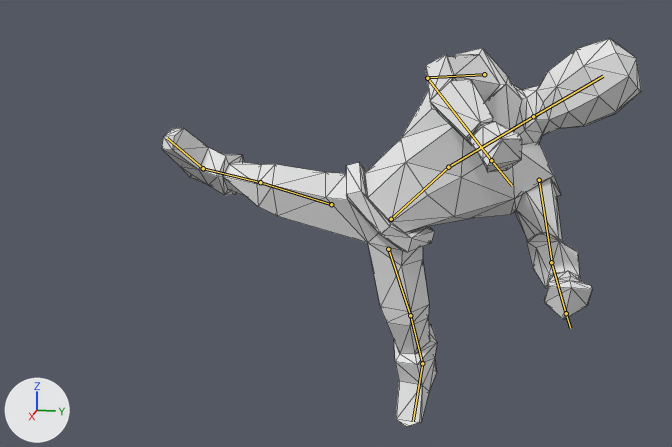
An edit to the Blender file Animations/RogueTigerStrike.blend, drawn before and after from the same camera.
One viewpoint serves both versions: a 50 mm camera at (17.51, -3.3, 12.13) aimed at (0.69, -6.66, 7.93). Lighting does not change. The marker at lower left points along +X, +Y and +Z. Both versions are drawn at frame 14 of the action 'ArmatureAction.001'; the numbers are the values there. The bones that bend it are drawn over the model as lines. Mesh edges are drawn as thin lines.
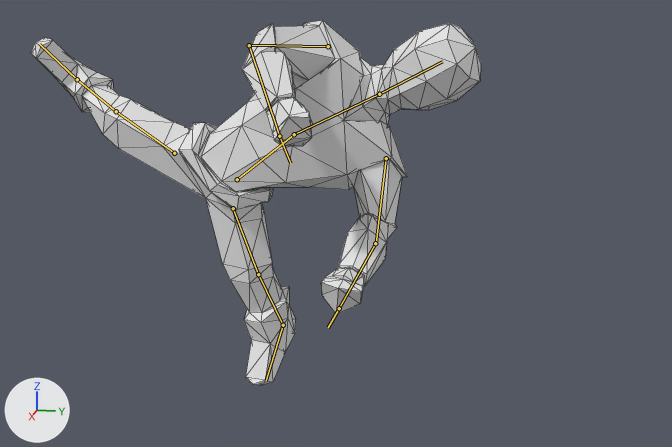
Boxes [x1, y1, x2, y2] around the edits, measured in the pictures (672 x 447 px):
'Cube', posed (6% narrower, 6% shorter)
    before: [162, 38, 641, 427]
    after: [31, 20, 481, 385]
bone 'Root', root to tip
    before: (391, 219) to (448, 167)
    after: (237, 179) to (294, 134)
bone 'Chest', root to tip
    before: (448, 167) to (533, 116)
    after: (294, 134) to (379, 94)
bone 'Shoulder.R', root to tip
    before: (484, 74) to (428, 77)
    after: (328, 46) to (249, 45)
bone 'Arm.R', root to tip
    before: (427, 78) to (491, 160)
    after: (249, 45) to (279, 136)
bone 'Shoulder.L', root to tip
    before: (539, 180) to (552, 262)
    after: (386, 158) to (376, 243)
bone 'Arm.L', root to tip
    before: (551, 262) to (566, 313)
    after: (375, 243) to (339, 308)
bone 'Leg.R', root to tip
    before: (331, 204) to (260, 182)
    after: (174, 153) to (116, 111)
bone 'Calf.R', root to tip
    before: (260, 182) to (203, 168)
    after: (116, 111) to (77, 79)
bone 'Leg.L', root to tip
    before: (388, 249) to (410, 315)
    after: (233, 208) to (258, 275)

The change in detail:
Bone 'Root' (bone_root) moves from (-0.01, 4.54, 5.74) to (-0.01, 5.2, 8.84).
Bone 'Root' (bone_root) turns from (-105, 43, -99) to (-89, 39, -88) degrees about its own x, y and z.
Bone 'Chest' (bone_chest) turns from (0, 14, -12) to (0, 17, -13) degrees about its own x, y and z.
Bone 'Shoulder.R' (bone_shoulder_r) turns from (18, 4, -35) to (19, 4, -36) degrees about its own x, y and z.
Bone 'Arm.R' (bone_arm_r) turns from (-72, 18, -74) to (-71, 17, -74) degrees about its own x, y and z.
Bone 'Shoulder.L' (bone_shoulder_l) turns from (-31, 8, 39) to (-30, 6, 36) degrees about its own x, y and z.
Bone 'Arm.L' (bone_arm_l) turns from (-63, -48, 44) to (-55, -51, 37) degrees about its own x, y and z.
Bone 'Leg.R' (bone_leg_r) moves from (0.47, 0.41, -0.13) to (0.61, 0.54, -0.17).
Bone 'Leg.R' (bone_leg_r) turns from (-11, -21, -34) to (-12, -28, -45) degrees about its own x, y and z.
Bone 'Calf.R' (bone_calf_r) turns from (29, 49, 26) to (26, 49, 25) degrees about its own x, y and z.
Bone 'Leg.L' (bone_leg_l) turns from (-46, 20, -10) to (-53, 19, -10) degrees about its own x, y and z.
